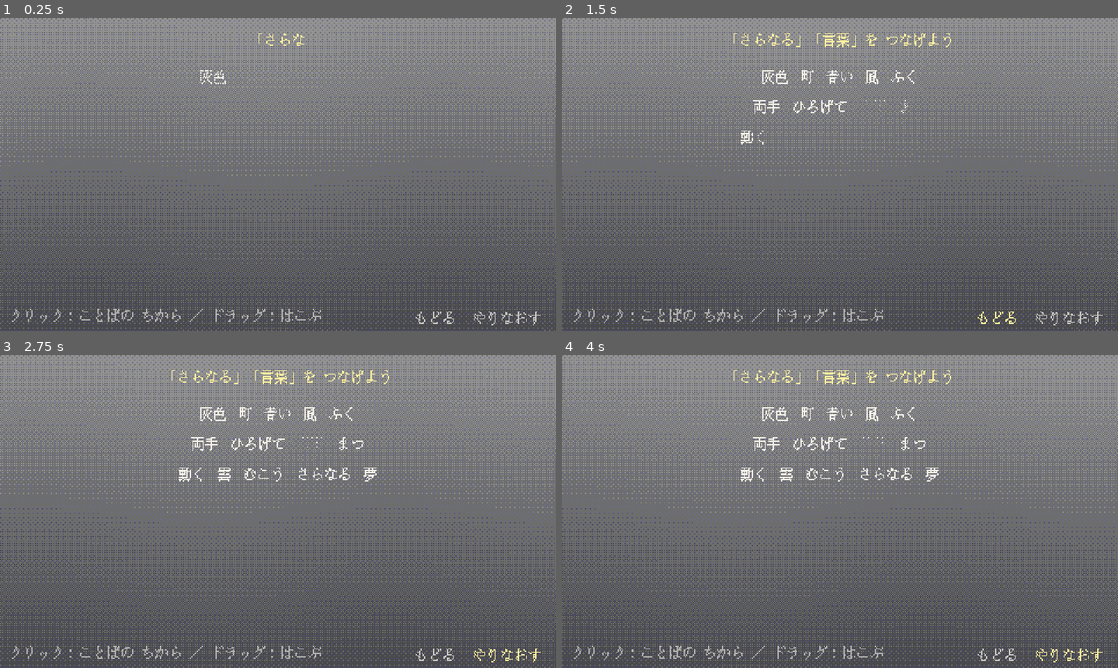
Above: before the commit, frames 1-4 (two rows, left to right).
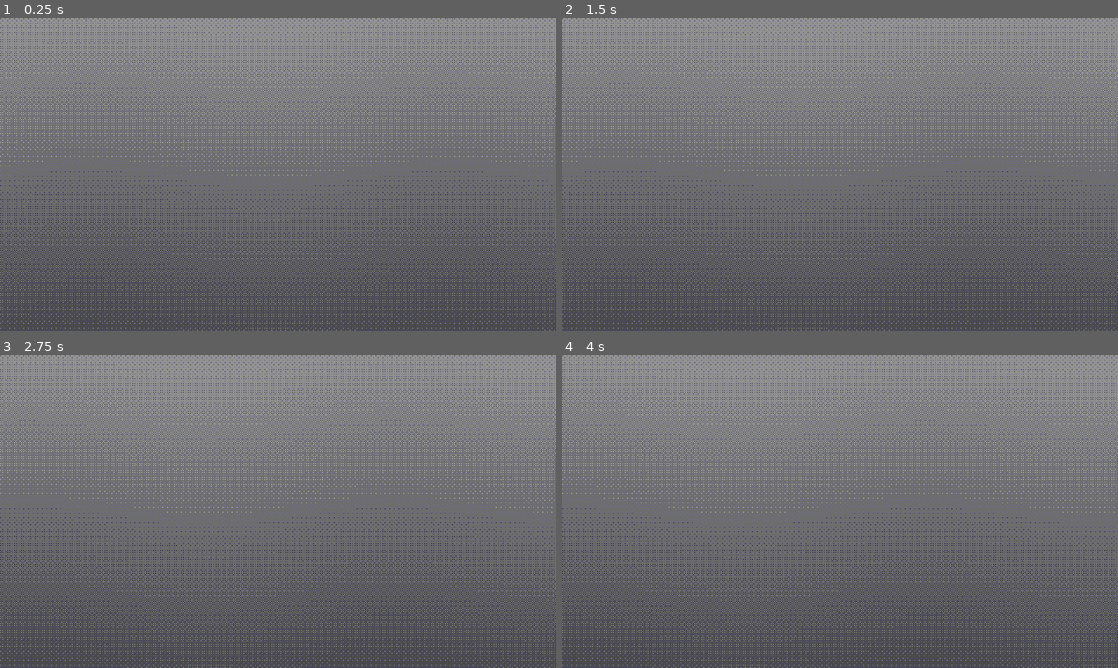
Above: after the commit, the same moments.

Repository: tmichiya/toru-3jam
Game: Godot game, scene res://scenes/main.tscn
Two runs of this game, one before a commit and one after it. Both use one fixed random seed, a clock stepped at 60 frames per second and the inputs below.
Inputs (mouse positions are in pixels of both pictures, inside the frame that each line leads up to):
- Up to frame 1 (0.25 s): no input
- Up to frame 2 (1.5 s): click (1067, 318) at 0.5 s, where only the run before the commit has a clickable "やりなおす"; click (995, 318) at 1.25 s, where only the run before the commit has a clickable "もどる"
- Up to frame 3 (2.75 s): click (505, 655) at 2 s, where only the run before the commit has a clickable "やりなおす"
- Up to frame 4 (4 s): click (995, 655) at 2.75 s, where only the run before the commit has a clickable "もどる"; click (1067, 655) at 3.5 s, where only the run before the commit has a clickable "やりなおす"

The runs differ from the first frame. In frame 1, 0.7% of the frame differs, in the area x 2-98%, y 4-99%; in frame 2, 1.4%; in frame 3, 1.6%; in frame 4, 1.6%.
Error after the commit: Parse Error: Static function "is_gap()" not found in base "GameState". (res://scripts/poem_view.gd:181)

Commit message:
場面と「伝える」ロジックに作り替え
詩を4場面 (泣く・寝る・扉・未来) に分け、言葉を主人公の吹き出しへ渡して伝える仕組みに。場面ごとに伝えられる語数が 1→2→2→3 と増える。詩の中で言葉をつなげる仕組みは廃止。※見た目側はこの後のコミットで対応。

Co-Authored-By: Claude Opus 5.5 <noreply@anthropic.com>

Diff:
--- a/data/poem.json
+++ b/data/poem.json
@@ -1,60 +1,124 @@
 {
-  "palette": {
-	"gray": ["#8e8e90", "#4c4c52"],
-	"blue": ["#86b6ea", "#26386e"],
-	"gold": ["#ffd47e", "#c8603a"]
-  },
-  "lines": [
-	{ "id": "l1", "words": [
-	  { "t": "灰色", "yomi": "はいいろ", "anim": "ash" },
-	  { "t": "町", "yomi": "まち", "anim": "town" },
-	  { "t": "青い", "yomi": "あおい", "anim": "paint", "effect": "color", "arg": "blue" },
-	  { "t": "風", "yomi": "かぜ", "anim": "wind" },
-	  { "t": "ふく", "yomi": "ふく", "anim": "blow" }
-	]},
-	{ "id": "l2", "words": [
-	  { "t": "両手", "yomi": "りょうて", "anim": "hands" },
-	  { "t": "ひろげて", "yomi": "ひろげて", "anim": "spread" },
-	  { "t": "言葉", "yomi": "ことば", "anim": "speak", "visible_in": "blue" },
-	  { "t": "まつ", "yomi": "まつ", "anim": "wait" }
-	]},
-	{ "id": "l3", "words": [
-	  { "t": "動く", "yomi": "うごく", "anim": "move" },
-	  { "t": "雲", "yomi": "くも", "anim": "cloud" },
-	  { "t": "むこう", "yomi": "むこう", "anim": "beyond" },
-	  { "t": "さらなる", "yomi": "さらなる", "anim": "further" },
-	  { "t": "夢", "yomi": "ゆめ", "anim": "dream" }
-	]},
-	{ "id": "l4", "revealed": false, "words": [
-	  { "t": "きらきら", "yomi": "きらきら", "anim": "sparkle" },
-	  { "t": "星", "yomi": "ほし", "anim": "star" },
-	  { "t": "金色", "yomi": "きんいろ", "anim": "paint", "effect": "color", "arg": "gold" },
-	  { "t": "川", "yomi": "かわ", "anim": "river" },
-	  { "t": "おちる", "yomi": "おちる", "anim": "fall" }
-	]},
-	{ "id": "l5", "revealed": false, "words": [
-	  { "t": "光", "yomi": "ひかり", "anim": "light" },
-	  { "t": "そそぐ", "yomi": "そそぐ", "anim": "pour" },
-	  { "t": "鳥", "yomi": "とり", "anim": "bird" },
-	  { "t": "うたう", "yomi": "うたう", "anim": "sing" }
-	]},
-	{ "id": "l6", "revealed": false, "words": [
-	  { "t": "明るい", "yomi": "あかるい", "anim": "bright" },
-	  { "t": "朝", "yomi": "あさ", "anim": "morning" },
-	  { "t": "しずか", "yomi": "しずか", "anim": "hush" },
-	  { "t": "未来", "yomi": "みらい", "anim": "future", "visible_in": "gold" },
-	  { "t": "ねむる", "yomi": "ねむる", "anim": "sleep" }
-	]}
-  ],
-  "combos": [
-	{ "seq": ["さらなる", "言葉"], "effect": "reveal", "arg": ["l4", "l5", "l6"] },
-	{ "seq": ["きらきら", "明るい", "未来"], "effect": "ending" }
-  ],
-  "links": [],
-  "hints": [
-	"「さらなる」「言葉」を つなげよう",
-	"「きらきら」「明るい」「未来」を つなげよう",
-    ""
-  ],
-  "ending_text": "きらきらとした 明るい 未来を、きみは つないだ。"
+	"palette": {
+		"gray": ["#8e8e90", "#4c4c52"],
+		"blue": ["#86b6ea", "#26386e"],
+		"gold": ["#ffd47e", "#c8603a"]
+	},
+	"door_x": 660,
+	"stages": [
+		{
+			"id": "cry",
+			"hint": "ないている。ことばを とどけて なきやませよう",
+			"capacity": 1,
+			"saturation": 0.0,
+			"player_x": 150,
+			"player_anim": "cry",
+			"reaction": { "anim": "happy", "time": 1.4 },
+			"lines": [
+				[
+					{ "t": "灰色の", "yomi": "はいいろ", "anim": "ash" },
+					{ "t": "空から", "yomi": "そら", "anim": "cloud" },
+					{ "t": "つめたい", "yomi": "つめたい", "anim": "hush" },
+					{ "t": "雨が", "yomi": "あめ", "anim": "pour" },
+					{ "t": "ふる", "yomi": "ふる", "anim": "fall" }
+				],
+				[
+					{ "t": "ないている", "yomi": "ないている", "anim": "pour" },
+					{ "t": "きみに", "yomi": "きみ", "anim": "sparkle" },
+					{ "t": "小さな", "yomi": "ちいさな", "anim": "spread" },
+					{ "t": "笑顔を", "key": "笑顔", "yomi": "えがお", "anim": "smile" },
+					{ "t": "あげたい", "yomi": "あげたい", "anim": "hands" }
+				]
+			],
+			"answers": [["笑顔"]]
+		},
+		{
+			"id": "sleep",
+			"hint": "なきつかれて ねむってしまった。やさしく おこそう",
+			"capacity": 2,
+			"saturation": 0.3,
+			"player_x": 150,
+			"player_anim": "sleep",
+			"reaction": { "anim": "wake", "time": 1.2 },
+			"lines": [
+				[
+					{ "t": "なきつかれて", "yomi": "なきつかれて", "anim": "sleep" },
+					{ "t": "すやすや", "yomi": "すやすや", "anim": "dream" },
+					{ "t": "ねむる", "yomi": "ねむる", "anim": "sleep" }
+				],
+				[
+					{ "t": "青い", "yomi": "あおい", "anim": "paint", "effect": "color", "arg": "blue" },
+					{ "t": "夜が", "yomi": "よる", "anim": "hush" },
+					{ "t": "あけて", "yomi": "あけて", "anim": "morning" },
+					{ "t": "やさしい", "yomi": "やさしい", "anim": "light" },
+					{ "t": "声で", "key": "声", "yomi": "こえ", "anim": "speak" },
+					{ "t": "おはよう", "yomi": "おはよう", "anim": "morning" }
+				]
+			],
+			"answers": [["やさしい", "声"], ["やさしい", "おはよう"]]
+		},
+		{
+			"id": "door",
+			"hint": "扉の まえで たちどまった。鍵を さがさせよう",
+			"capacity": 2,
+			"saturation": 0.6,
+			"player_x": 610,
+			"player_anim": "idle",
+			"show_door": true,
+			"reaction": { "anim": "search", "time": 1.8 },
+			"lines": [
+				[
+					{ "t": "とざされた", "yomi": "とざされた", "anim": "hush" },
+					{ "t": "扉の", "yomi": "とびら", "anim": "beyond" },
+					{ "t": "まえで", "yomi": "まえ", "anim": "move" },
+					{ "t": "たちどまる", "yomi": "たちどまる", "anim": "wait" }
+				],
+				[
+					{ "t": "金色の", "yomi": "きんいろ", "anim": "paint", "effect": "color", "arg": "gold" },
+					{ "t": "光が", "yomi": "ひかり", "anim": "light" },
+					{ "t": "さす", "yomi": "さす", "anim": "star" },
+					{ "t": "草かげに", "yomi": "くさかげ", "anim": "town" }
+				],
+				[
+					{ "t": "ねむる", "yomi": "ねむる", "anim": "sleep" },
+					{ "t": "鍵を", "key": "鍵", "yomi": "かぎ", "anim": "key", "visible_in": "gold" },
+					{ "t": "さがして", "yomi": "さがして", "anim": "further" }
+				]
+			],
+			"answers": [["鍵", "さがして"], ["さがして", "鍵"]]
+		},
+		{
+			"id": "future",
+			"hint": "どこへ 行こう。未来を つくろう",
+			"capacity": 3,
+			"saturation": 0.85,
+			"player_x": 610,
+			"player_anim": "think",
+			"show_door": true,
+			"has_key": true,
+			"reaction": { "anim": "happy", "time": 1.2 },
+			"lines": [
+				[
+					{ "t": "どこへ", "yomi": "どこ", "anim": "beyond" },
+					{ "t": "行こう", "yomi": "いこう", "anim": "move" },
+					{ "t": "鍵を", "yomi": "かぎ", "anim": "key" },
+					{ "t": "にぎって", "yomi": "にぎって", "anim": "hands" }
+				],
+				[
+					{ "t": "きらきらとした", "yomi": "きらきら", "anim": "sparkle" },
+					{ "t": "星と", "yomi": "ほし", "anim": "star" },
+					{ "t": "明るい", "yomi": "あかるい", "anim": "bright" },
+					{ "t": "朝", "yomi": "あさ", "anim": "morning" }
+				],
+				[
+					{ "t": "その", "yomi": "その", "anim": "wait" },
+					{ "t": "さきに", "yomi": "さき", "anim": "further" },
+					{ "t": "ある", "yomi": "ある", "anim": "spread" },
+					{ "t": "未来へ", "key": "未来", "yomi": "みらい", "anim": "future" }
+				]
+			],
+			"answers": [["きらきらとした", "明るい", "未来"]]
+		}
+	],
+	"ending_text": "きらきらとした 明るい 未来へ、きみは あるきだした。"
 }
--- a/scripts/effects.gd
+++ b/scripts/effects.gd
@@ -1,6 +1,7 @@
 class_name Effects
 extends RefCounted
-## 状態を変える効果のレジストリ。effect id -> Callable(state, arg, uids) -> Array[fx event]
+## 言葉をクリックしたときに状態を変える効果のレジストリ。
+## effect id -> Callable(state, arg, uids) -> Array[fx event]
 ## 見た目だけの演出 (鳥が飛ぶ等) はここではなく WordAnims にある。
 
 var _table: Dictionary = {}
@@ -9,8 +10,6 @@
 func _init() -> void:
 	_table = {
 		"color": _color,
-		"reveal": _reveal,
-		"ending": _ending,
 	}
 
 
@@ -26,15 +25,3 @@
 		s.d["prev_color"] = s.d["color"]
 		s.d["color"] = c
 	return [{"kind": "color", "uids": uids, "color": c}]
-
-
-func _reveal(s: GameState, arg, uids: Array) -> Array:
-	for line in s.lines():
-		if line["id"] in arg:
-			line["revealed"] = true
-	return [{"kind": "reveal", "uids": uids}]
-
-
-func _ending(s: GameState, _arg, uids: Array) -> Array:
-	s.d["ended"] = true
-	return [{"kind": "ending", "uids": uids}]
--- a/scripts/game.gd
+++ b/scripts/game.gd
@@ -4,8 +4,8 @@
 ## View 側からは state を読むだけにして、変更は必ずここを通す。
 ##
 ##  - click(uid): その言葉の演出 (+ 色などの効果)
-##  - drop(uid, line, after_uid): つなげられる場所なら固定、だめなら元の場所へ
-##  - つながりの結果コンボが揃えば発動 (行が増える・エンディング)
+##  - give(uid) / take_back(uid): 主人公の吹き出しに言葉を渡す / 戻す
+##  - tell(): 吹き出しの言葉を伝える。場面の答えと合えば次の場面へ
 
 signal state_changed
 signal fx_requested(ev: Dictionary)
@@ -14,7 +14,6 @@
 var state: GameState
 var effects := Effects.new()
 
-var _links: Dictionary = {}  # "A>B" -> true  (A の直後に B を置ける)
 var _initial: Dictionary = {}
 var _history: Array = []
 
@@ -23,23 +22,28 @@
 	var parsed = JSON.parse_string(FileAccess.get_file_as_string(path))
 	assert(parsed is Dictionary, "poem.json が読めません: " + path)
 	poem = parsed
-	_build_links()
 	state = GameState.from_poem(poem)
 	_initial = state.snapshot()
 	_history.clear()
 	state_changed.emit()
 
 
+func stage_def() -> Dictionary:
+	return poem["stages"][state.d["stage"]]
+
+
+func capacity() -> int:
+	return int(stage_def().get("capacity", 1))
+
+
+func hint() -> String:
+	return "" if state.d["ended"] else str(stage_def().get("hint", ""))
+
+
 func palette_color(id: String, idx: int) -> Color:
 	var pal: Dictionary = poem.get("palette", {})
 	var pair: Array = pal.get(id, pal.get("gray", ["#888888", "#444444"]))
 	return Color(pair[idx])
-
-
-func hint() -> String:
-	var hints: Array = poem.get("hints", [])
-	var i: int = state.d["fired"].size()
-	return hints[i] if i < hints.size() else ""
 
 
 ## 言葉をクリック: 意味の演出 + 効果
@@ -53,54 +57,62 @@
 		return
 	_push()
 	evs.append_array(effects.apply(w["effect"], state, w["arg"], [uid]))
-	evs.append_array(_check_combos())
 	_commit(evs)
 
 
-## li 行の after_uid の直後 (after_uid = -1 なら行頭) に置けるか
-func can_drop(uid: int, li: int, after_uid: int) -> bool:
+func can_give(uid: int) -> bool:
 	var w := state.word_by_uid(uid)
-	if w.is_empty() or not state.is_present(w) or state.d["ended"]:
-		return false
-	if li < 0 or li >= state.lines().size():
-		return false
-	var nb := _neighbors(li, after_uid, uid)
-	var left: Dictionary = nb[0]
-	var right: Dictionary = nb[1]
-	return (not left.is_empty() and _linked(left["key"], w["key"])) \
-		or (not right.is_empty() and _linked(w["key"], right["key"]))
+	return not w.is_empty() and state.is_present(w) and not state.d["ended"] \
+		and state.message().size() < capacity()
 
 
-func drop(uid: int, li: int, after_uid: int) -> bool:
-	if not can_drop(uid, li, after_uid):
-		return_home(uid)
+## 吹き出しに言葉を渡す (末尾に並ぶ)
+func give(uid: int) -> bool:
+	if not can_give(uid):
+		fx_requested.emit({"kind": "full", "uids": [uid]})
 		return false
 	_push()
-	var w := _detach(uid)
-	var ws := state.line_words(li)
-	var k := 0
-	if after_uid >= 0:
-		k = state.find_uid(after_uid).y + 1
-	ws.insert(k, w)
-	var evs: Array = [{"kind": "snap", "uids": [uid]}]
-	evs.append_array(_check_combos())
-	_commit(evs)
+	state.word_by_uid(uid)["in_bubble"] = true
+	state.message().append(uid)
+	_commit([{"kind": "give", "uids": [uid]}])
 	return true
 
 
-## 元の詩の場所へ戻す
-func return_home(uid: int) -> void:
-	var gap_at := state.find_gap_of(uid)
-	if gap_at.x < 0:
-		fx_requested.emit({"kind": "return", "uids": [uid]})
+## 吹き出しから詩へ戻す
+func take_back(uid: int) -> void:
+	if not uid in state.message():
 		return
 	_push()
-	var at := state.find_uid(uid)
-	var w := state.word(at.x, at.y)
-	state.line_words(at.x).remove_at(at.y)
-	gap_at = state.find_gap_of(uid)
-	state.line_words(gap_at.x)[gap_at.y] = w
-	_commit([{"kind": "return", "uids": [uid]}])
+	state.message().erase(uid)
+	state.word_by_uid(uid)["in_bubble"] = false
+	_commit([{"kind": "take_back", "uids": [uid]}])
+
+
+## 吹き出しの言葉を伝える。言葉は詩へ戻る。答えと合えば次の場面へ。
+func tell() -> bool:
+	var msg: Array = state.message().duplicate()
+	if msg.is_empty() or state.d["ended"]:
+		return false
+	var keys: Array = msg.map(func(u): return state.word_by_uid(u)["key"])
+	_push()
+	for u in msg:
+		state.word_by_uid(u)["in_bubble"] = false
+	state.message().clear()
+
+	if not keys in stage_def().get("answers", []):
+		_commit([{"kind": "told_ng", "uids": msg}])
+		return false
+
+	var evs: Array = [{"kind": "told_ok", "uids": msg, "stage": stage_def()["id"]}]
+	var next: int = state.d["stage"] + 1
+	if next >= poem["stages"].size():
+		state.d["ended"] = true
+		evs.append({"kind": "ending", "uids": []})
+	else:
+		state.load_stage(poem, next)
+		evs.append({"kind": "stage", "uids": []})
+	_commit(evs)
+	return true
 
 
 func undo() -> void:
@@ -118,80 +130,6 @@
 	_commit([{"kind": "undo", "uids": []}])
 
 
-## 今いる場所から取り外す。家にいたなら穴を残す。
-func _detach(uid: int) -> Dictionary:
-	var at := state.find_uid(uid)
-	var ws := state.line_words(at.x)
-	var w: Dictionary = ws[at.y]
-	if state.find_gap_of(uid).x < 0:
-		ws[at.y] = GameState.make_gap(state.new_uid(), w)
-	else:
-		ws.remove_at(at.y)
-	return w
-
-
-## after_uid の左右でいちばん近い「見えている言葉」(穴・隠れている言葉は飛ばす)
-func _neighbors(li: int, after_uid: int, exclude_uid: int) -> Array:
-	var ws: Array = state.line_words(li).filter(func(x): return x["uid"] != exclude_uid)
-	var k := -1
-	for i in ws.size():
-		if ws[i]["uid"] == after_uid:
-			k = i
-	var left: Dictionary = {}
-	var right: Dictionary = {}
-	for i in range(k, -1, -1):
-		if state.is_present(ws[i]):
-			left = ws[i]
-			break
-	for i in range(k + 1, ws.size()):
-		if state.is_present(ws[i]):
-			right = ws[i]
-			break
-	return [left, right]
-
-
-func _check_combos() -> Array:
-	var evs: Array = []
-	var combos: Array = poem.get("combos", [])
-	for ci in combos.size():
-		if ci in state.d["fired"]:
-			continue
-		var seq: Array = combos[ci]["seq"]
-		for line in state.lines():
-			if not line["revealed"]:
-				continue
-			var present: Array = line["words"].filter(func(x): return state.is_present(x))
-			for start in present.size() - seq.size() + 1:
-				var ok := true
-				for j in seq.size():
-					if present[start + j]["key"] != seq[j]:
-						ok = false
-						break
-				if ok:
-					state.d["fired"].append(ci)
-					var uids: Array = present.slice(start, start + seq.size()).map(func(x): return x["uid"])
-					evs.append_array(effects.apply(combos[ci].get("effect", ""), state,
-						combos[ci].get("arg", null), uids))
-					break
-			if ci in state.d["fired"]:
-				break
-	return evs
-
-
-func _build_links() -> void:
-	_links.clear()
-	for c in poem.get("combos", []):
-		var seq: Array = c.get("seq", [])
-		for i in seq.size() - 1:
-			_links["%s>%s" % [seq[i], seq[i + 1]]] = true
-	for pair in poem.get("links", []):
-		_links["%s>%s" % [pair[0], pair[1]]] = true
-
-
-func _linked(a: String, b: String) -> bool:
-	return _links.has("%s>%s" % [a, b])
-
-
 func _push() -> void:
 	_history.append(state.snapshot())
 
--- a/scripts/game_state.gd
+++ b/scripts/game_state.gd
@@ -3,35 +3,38 @@
 ## ゲームの純データ。これが唯一の真実で、View はここから描画するだけ。
 ## d はディープコピーするだけでスナップショットになる (Undo 用)。
 ##
-## 単語は行の配列の中の並び順がそのまま位置。元の場所から動いた単語は、
-## 元の場所に「穴」(gap_of = その単語の uid) を残す。
+## 場面 (stage) ごとに詩の行が入れ替わる。主人公に渡した言葉は message に並び、
+## 詩の中の元の言葉は in_bubble = true (貸し出し中) になる。
 
 var d: Dictionary = {}
 
 
 static func from_poem(poem: Dictionary) -> GameState:
 	var s := GameState.new()
-	var uid := 0
-	var lines: Array = []
-	for line in poem["lines"]:
-		var words: Array = []
-		for w in line["words"]:
-			uid += 1
-			words.append(make_word(uid, w))
-		lines.append({
-			"id": line["id"],
-			"revealed": line.get("revealed", true),
-			"words": words,
-		})
 	s.d = {
-		"lines": lines,
-		"next_uid": uid + 1,
+		"stage": 0,
+		"lines": [],
+		"next_uid": 1,
+		"message": [],       # 吹き出しに並んだ言葉の uid (渡した順)
 		"color": "gray",     # 現在の色
 		"prev_color": "",    # ひとつ前の色 (グラデーション下側)
-		"fired": [],         # 発動済みコンボの番号
 		"ended": false,
 	}
+	s.load_stage(poem, 0)
 	return s
+
+
+func load_stage(poem: Dictionary, idx: int) -> void:
+	d["stage"] = idx
+	d["message"] = []
+	var lines: Array = []
+	var src: Array = poem["stages"][idx]["lines"]
+	for i in src.size():
+		var words: Array = []
+		for w in src[i]:
+			words.append(make_word(new_uid(), w))
+		lines.append({"id": "%d-%d" % [idx, i], "words": words})
+	d["lines"] = lines
 
 
 static func make_word(uid: int, src: Dictionary) -> Dictionary:
@@ -44,14 +47,8 @@
 		"effect": src.get("effect", ""),
 		"arg": src.get("arg", null),
 		"visible_in": src.get("visible_in", ""),
-		"gap_of": -1,  # >= 0 なら、その uid の単語が元いた場所の穴
+		"in_bubble": false,
 	}
-
-
-static func make_gap(uid: int, of: Dictionary) -> Dictionary:
-	var g := make_word(uid, {"t": of["t"]})
-	g["gap_of"] = of["uid"]
-	return g
 
 
 func snapshot() -> Dictionary:
@@ -66,12 +63,8 @@
 	return d["lines"]
 
 
-func line_words(li: int) -> Array:
-	return d["lines"][li]["words"]
-
-
-func word(li: int, wi: int) -> Dictionary:
-	return d["lines"][li]["words"][wi]
+func message() -> Array:
+	return d["message"]
 
 
 func new_uid() -> int:
@@ -80,38 +73,19 @@
 	return u
 
 
-static func is_gap(w: Dictionary) -> bool:
-	return int(w["gap_of"]) >= 0
-
-
-## 穴でなく、いまの色で見えている (= さわれる) か
-func is_present(w: Dictionary) -> bool:
-	if is_gap(w):
-		return false
+## いまの色で見えているか
+func can_see(w: Dictionary) -> bool:
 	return w["visible_in"] == "" or w["visible_in"] == d["color"]
 
 
-func find_uid(uid: int) -> Vector2i:
-	var ls := lines()
-	for li in ls.size():
-		var ws: Array = ls[li]["words"]
-		for wi in ws.size():
-			if ws[wi]["uid"] == uid:
-				return Vector2i(li, wi)
-	return Vector2i(-1, -1)
+## 詩の中にあって、さわれる (見えていて、貸し出し中でない) か
+func is_present(w: Dictionary) -> bool:
+	return not w["in_bubble"] and can_see(w)
 
 
 func word_by_uid(uid: int) -> Dictionary:
-	var at := find_uid(uid)
-	return {} if at.x < 0 else word(at.x, at.y)
-
-
-## uid の単語の元の場所の穴。家にいるなら (-1, -1)
-func find_gap_of(uid: int) -> Vector2i:
-	var ls := lines()
-	for li in ls.size():
-		var ws: Array = ls[li]["words"]
-		for wi in ws.size():
-			if int(ws[wi]["gap_of"]) == uid:
-				return Vector2i(li, wi)
-	return Vector2i(-1, -1)
+	for line in lines():
+		for w in line["words"]:
+			if w["uid"] == uid:
+				return w
+	return {}
--- a/tests/test_solution.gd
+++ b/tests/test_solution.gd
@@ -3,69 +3,74 @@
 ## godot --headless --path . -s res://tests/test_solution.gd
 
 var game: Game
+var failed := false
 
 
 func _init() -> void:
-
 	game = Game.new()
 	root.add_child(game)
 	game.load_poem("res://data/poem.json")
 
-	_check(not game.state.is_present(_w("言葉")), "青の前は 言葉 が見えない")
-	game.click(_uid("青い"))
-	_check(game.state.d["color"] == "blue", "青い をクリックで背景が青")
-	_check(game.state.is_present(_w("言葉")), "言葉 が見える")
+	# 1. 泣いている
+	_check(game.capacity() == 1, "最初は1語まで")
+	_check(game.give(_uid("雨が")), "雨が を渡す")
+	_check(not game.give(_uid("ふる")), "上限を超えては渡せない")
+	_check(not game.tell(), "雨が では泣きやまない")
+	_check(game.state.message().is_empty() and game.state.is_present(_w("雨が")), "伝えた言葉は詩へ戻る")
+	game.give(_uid("笑顔を"))
+	game.take_back(_uid("笑顔を"))
+	_check(game.state.message().is_empty(), "吹き出しから戻せる")
+	game.give(_uid("笑顔を"))
+	_check(game.tell(), "笑顔 で泣きやむ")
+	_check(game.stage_def()["id"] == "sleep" and game.capacity() == 2, "寝る場面へ・2語まで")
 
-	var at := _find("ふく")
-	_check(not game.drop(_uid("言葉"), at.x, _uid("ふく")), "つながらない場所には置けない")
-	_check(game.state.find_gap_of(_uid("言葉")).x < 0, "置けなければ元の場所のまま")
+	# 2. 寝ている
+	game.give(_uid("やさしい"))
+	game.give(_uid("声で"))
+	_check(game.tell(), "やさしい 声 で起きる")
+	_check(game.stage_def()["id"] == "door", "扉の場面へ")
 
-	at = _find("さらなる")
-	_check(game.drop(_uid("言葉"), at.x, _uid("さらなる")), "言葉 を さらなる の後ろへ固定")
-	_check(game.state.lines()[3]["revealed"], "新しい行が出現")
-	_check(game.hint().contains("未来"), "ヒントが次の目標へ")
+	# 3. 扉
+	_check(not game.state.can_see(_w("鍵を")), "金色の前は 鍵 が見えない")
+	_check(not game.give(_uid("鍵を")), "見えない言葉は渡せない")
+	game.click(_uid("金色の"))
+	_check(game.state.d["color"] == "gold", "金色の で背景が金")
+	game.give(_uid("鍵を"))
+	game.give(_uid("さがして"))
+	_check(game.tell(), "鍵 さがして で鍵が見つかる")
+	_check(game.stage_def()["id"] == "future" and game.capacity() == 3, "未来の場面へ・3語まで")
 
-	game.click(_uid("金色"))
-	_check(game.state.d["color"] == "gold", "金色 をクリックで背景が金")
-	at = _find("明るい")
-	_check(not game.drop(_uid("未来"), _find("朝").x, _uid("朝")), "未来 は 朝 の後ろには置けない")
-	_check(game.drop(_uid("未来"), at.x, _uid("明るい")), "未来 を 明るい の後ろへ")
-	_check(not game.state.d["ended"], "まだ終わらない")
-	_check(game.drop(_uid("きらきら"), at.x, -1), "きらきら を行頭 (明るい の前) へ")
-	_check(game.state.d["ended"], "エンディング")
+	# 4. 未来
+	game.give(_uid("明るい"))
+	game.give(_uid("きらきらとした"))
+	game.give(_uid("未来へ"))
+	_check(not game.tell(), "順番がちがうと伝わらない")
+	for t in ["きらきらとした", "明るい", "未来へ"]:
+		game.give(_uid(t))
+	_check(game.tell() and game.state.d["ended"], "エンディング")
 
 	game.undo()
 	_check(not game.state.d["ended"], "Undo でエンディング前へ")
-	game.return_home(_uid("未来"))
-	_check(game.state.find_gap_of(_uid("未来")).x < 0, "未来 が元の場所へ戻る")
 	game.reset()
-	_check(game.state.d["color"] == "gray" and game.state.d["fired"].is_empty(), "Reset で初期状態")
-	print("ALL OK")
-	quit(0)
+	_check(game.state.d["stage"] == 0 and game.state.d["color"] == "gray", "Reset で初期状態")
+	print("FAILED" if failed else "ALL OK")
+	quit(1 if failed else 0)
 
 
 func _check(ok: bool, msg: String) -> void:
 	if not ok:
+		failed = true
 		push_error("FAIL: " + msg)
-		quit(1)
 	else:
 		print("ok  ", msg)
 
 
-func _find(t: String) -> Vector2i:
-	var ls := game.state.lines()
-	for li in ls.size():
-		var ws: Array = ls[li]["words"]
-		for wi in ws.size():
-			var w: Dictionary = ws[wi]
-			if w["t"] == t and not GameState.is_gap(w):
-				return Vector2i(li, wi)
-	return Vector2i(-1, -1)
-
-
 func _w(t: String) -> Dictionary:
-	var at := _find(t)
-	return game.state.word(at.x, at.y)
+	for line in game.state.lines():
+		for w in line["words"]:
+			if w["t"] == t:
+				return w
+	return {}
 
 
 func _uid(t: String) -> int:
